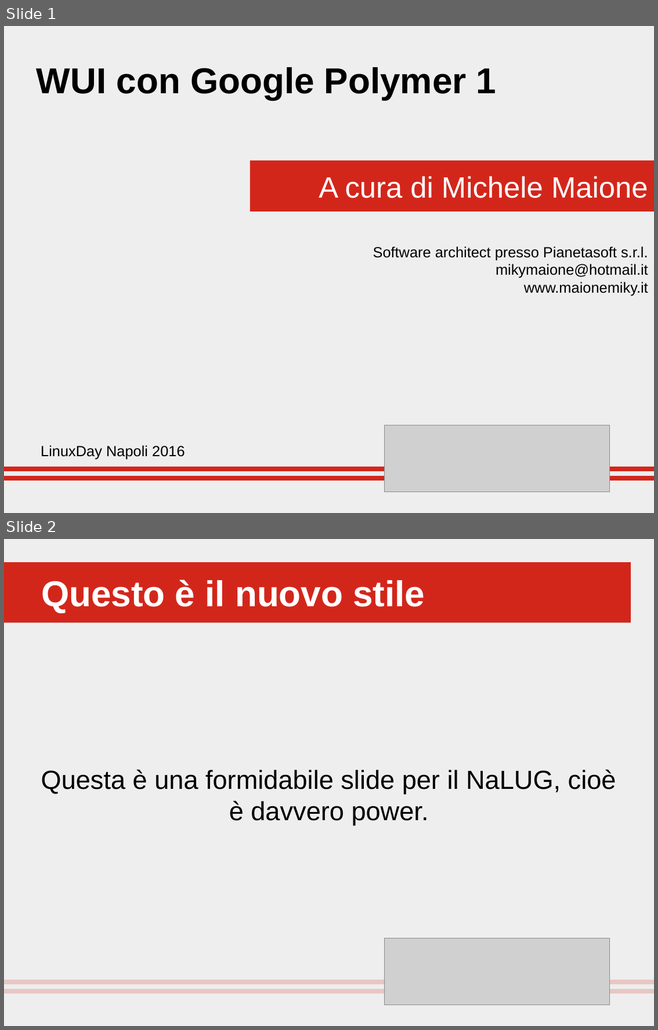
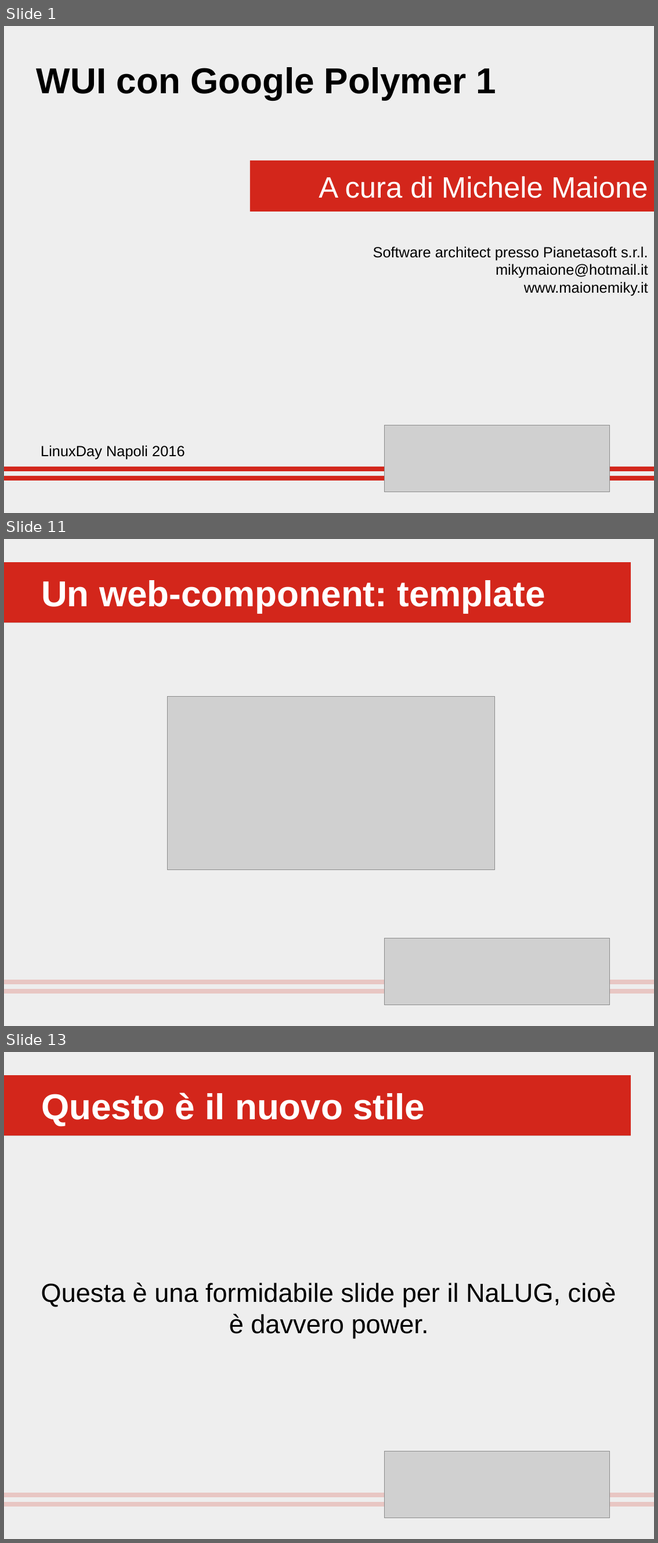
Before and after one commit to mikymaione/PolyPhoneBook, a slide deck: Docs/polymer.odp. Shown one above the other, each under a label of ours: slides 1 and 2 before the commit, slides 1, 11 and 13 after it; the slides between them are not shown. The pictures are 658x1030 and 658x1543 pixels, drawn with LibreOffice and Linux fonts; fonts in the diff are those of the drawing; grey boxes stand for pictures. Boxes give left, top, right and bottom in pixels: in the first picture for what was removed or moved away, otherwise in the second. Text is boxed around its words. In the diff, an @@ line names an element or a change of style, - is before the commit and + after.

```diff
--- a/Docs/polymer.odp
+++ b/Docs/polymer.odp
@@ slide 11 added at [4,539,654,1026], background #EEEEEE @@
@@ title added at [4,562,630,622], fill #D3261B, 44 pt, text #FFFFFF, bold @@
+Un web-component: template
@@ picture added at [168,696,495,870] @@
@@ group added at [4,938,654,1005]: 4 rectangles, 1 picture @@
@@ what was slide 2 is now slide 13 @@
```
Also in this commit, not shown: 10 other slides added, 33 other files.
